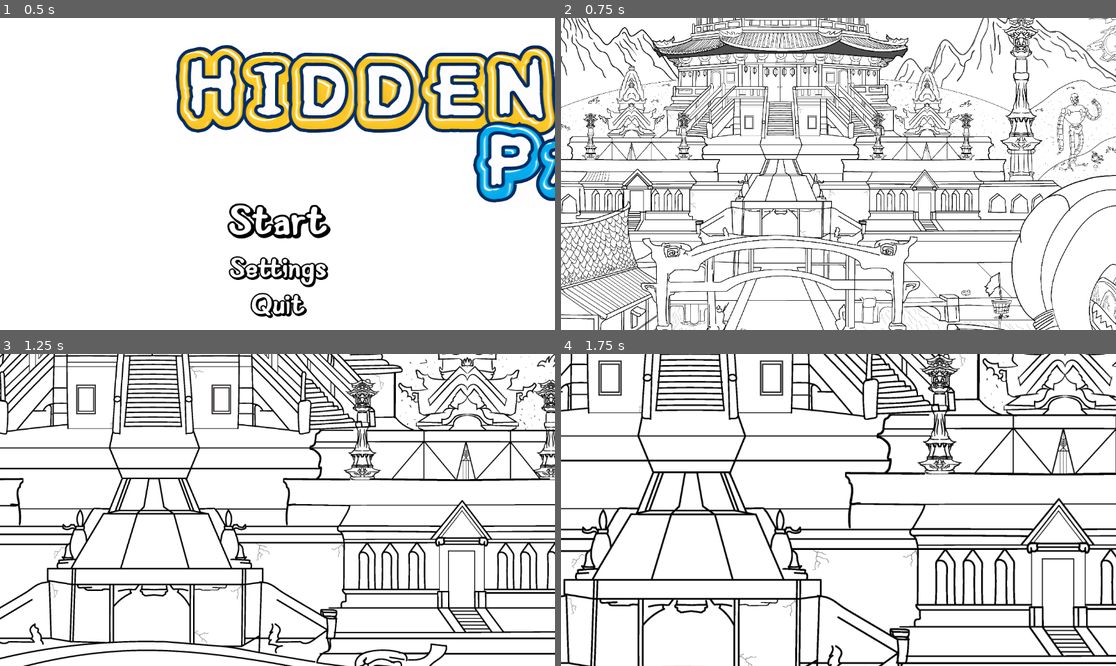
Above: before the commit, frames 1-4 (two rows, left to right).
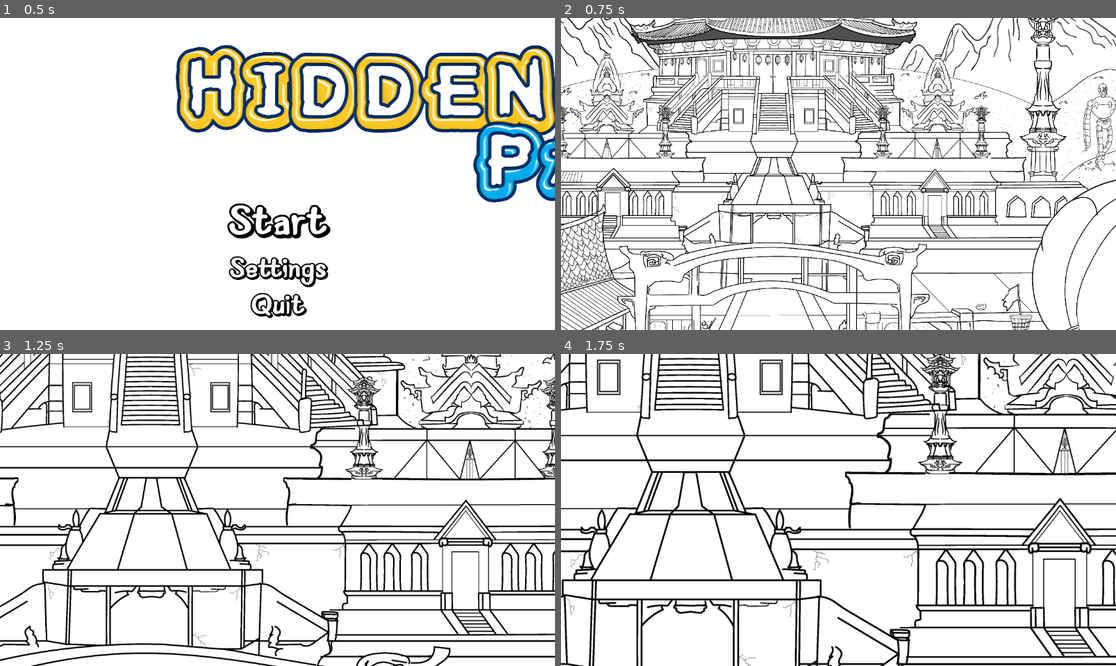
Above: after the commit, the same moments.

Repository: Wpan0n/_HiddenPaws_
Game: Godot game, scene res://scences/main_menu.tscn
Same seed, same stepped clock (60 frames per second), same inputs: the game is played once before the commit and once after it.
Inputs (mouse positions are in pixels of both pictures, inside the frame that each line leads up to):
- Up to frame 1 (0.5 s): no input
- Up to frame 2 (0.75 s): click "Start" at 0.5 s
- Up to frame 3 (1.25 s): no input
- Up to frame 4 (1.75 s): move the mouse to (960, 494) at 1.27 s; click (960, 494) at 1.42 s

Frame 1 is identical in both runs. In frame 2, 38% of the frame differs, in the area x 0-100%, y 0-100%; in frame 3, 32%; in frame 4, 20%.

Commit message:
zoom update

Diff:
--- a/Scripts/Camera.gd
+++ b/Scripts/Camera.gd
@@ -36,12 +36,12 @@
 
 # Function to zoom in
 func zoom_in() -> void:
-	_target_zoom = max(_target_zoom - ZOOM_INCREMENT, MIN_ZOOM)
+	_target_zoom = min(_target_zoom + ZOOM_INCREMENT, MAX_ZOOM)
 	set_physics_process(true)
 
 # Function to zoom out
 func zoom_out() -> void:
-	_target_zoom = min(_target_zoom + ZOOM_INCREMENT, MAX_ZOOM)
+	_target_zoom = max(_target_zoom - ZOOM_INCREMENT, MIN_ZOOM)
 	set_physics_process(true)
 
 # Called every physics frame to update the zoom level smoothly
--- a/project.godot
+++ b/project.godot
@@ -21,6 +21,5 @@
 
 [display]
 
-window/size/mode=3
 window/size/initial_position_type=2
 mouse_cursor/custom_image="res://assets/pawcursor32.png"
--- a/scences/MainGame.tscn
+++ b/scences/MainGame.tscn
@@ -9,7 +9,7 @@
 texture = ExtResource("1_j1k4u")
 
 [node name="Camera2D" type="Camera2D" parent="."]
-zoom = Vector2(0.1, 0.1)
+zoom = Vector2(0.16, 0.16)
 limit_left = -4003
 limit_top = -2285
 limit_right = 4002
Not shown: 1 places in scences/MainGame.tscn that only renumber resources
